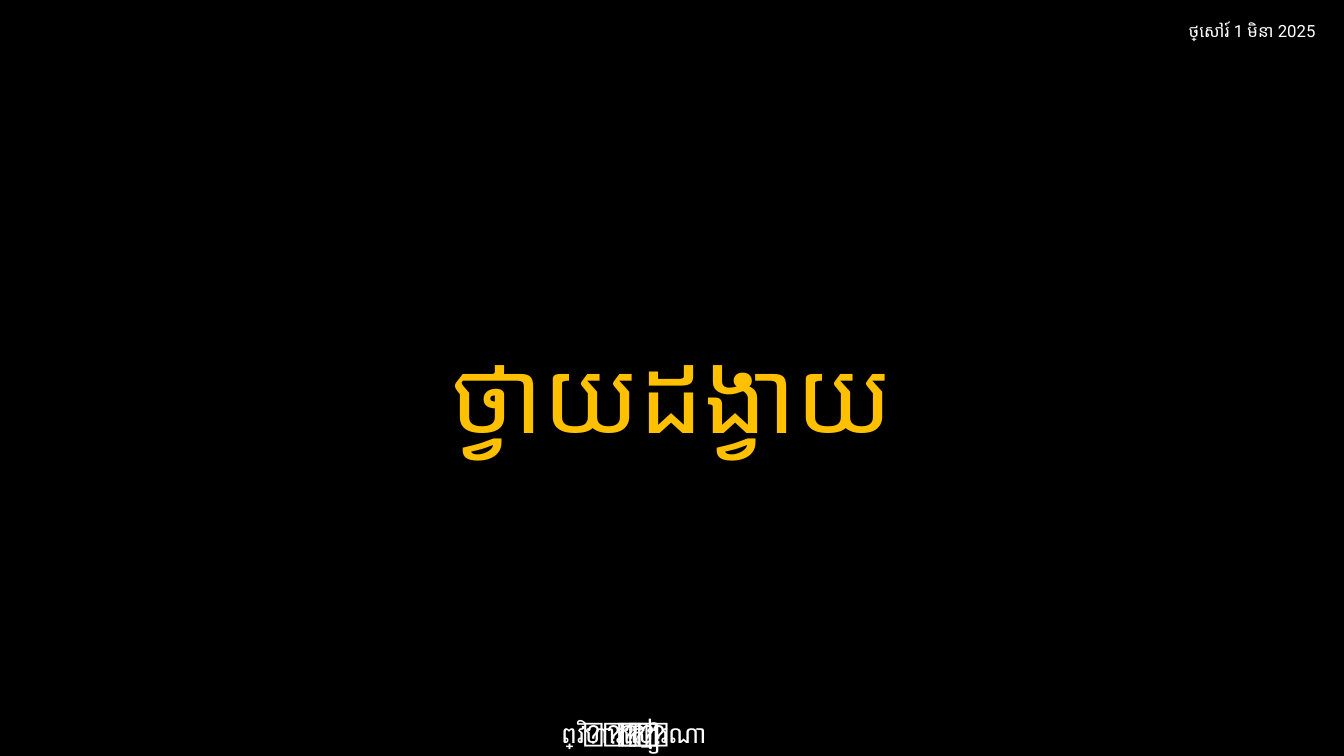
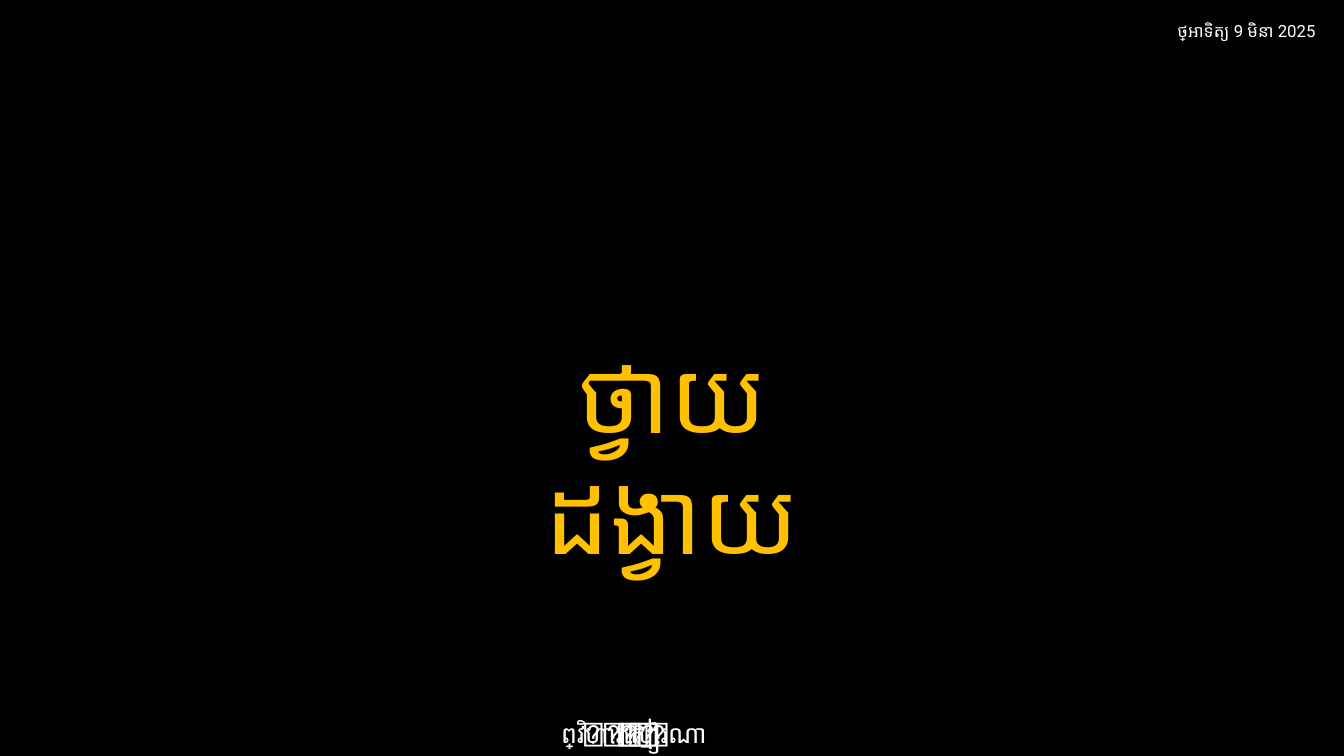
Before and after one commit to phearak2003/youth_worship, a slide deck: slide 16 of Youth Worship.pptx (slide 18 before the commit). Drawn at 1344x756 pixels with LibreOffice and Linux fonts; fonts in the diff are those of the drawing. Boxes give left, top, right and bottom in pixels: in the first picture for what was removed or moved away, otherwise in the second. Text is boxed around its words. In the diff, an @@ line names an element or a change of style, - is before the commit and + after.

```diff
--- a/Youth Worship.pptx
+++ b/Youth Worship.pptx
@@ text at box(1177, 22, 1316, 41): text changed @@
-ថ្ងៃសៅរ៍ 1 មិនា 2025
+ថ្ងៃអាទិត្យ 9 មិនា 2025
@@ text "ថ្វាយដង្វាយ": place and size @@
-text "ថ្វាយដង្វាយ" at box(451, 365, 893, 459)
+text "ថ្វាយដង្វាយ" at box(545, 365, 798, 580)
@@ text "ថ្វាយដង្វាយ" at box(545, 365, 798, 580): font Lato to Calibri @@
```
Also in this commit, not shown: 30 other slides changed, 4 slides added, 6 slides removed.
